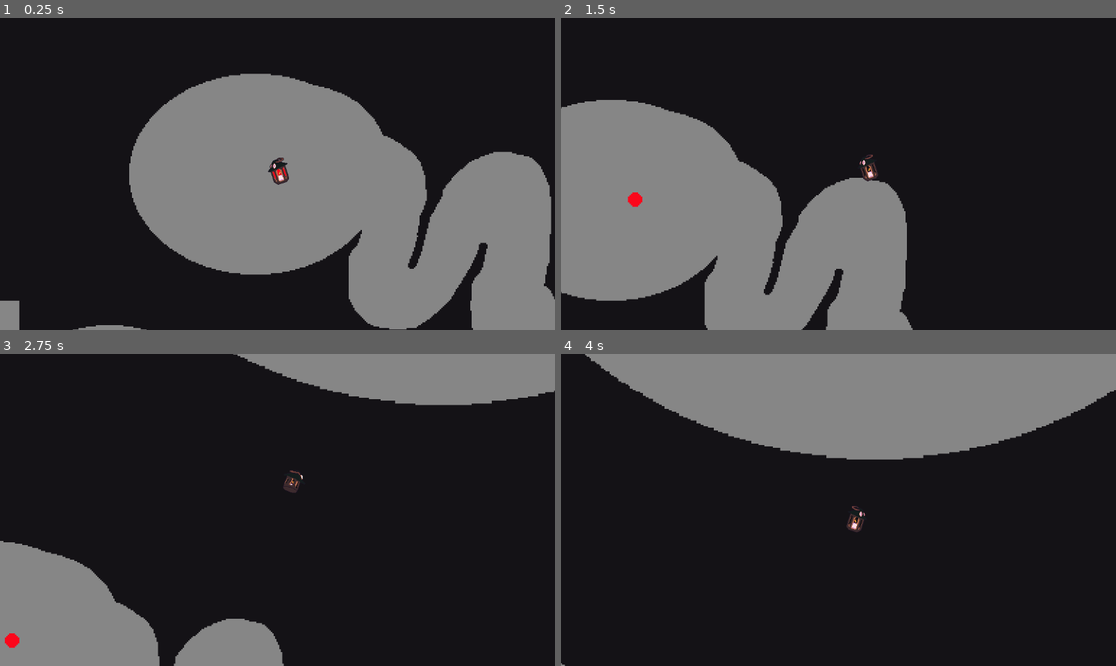
Above: before the commit, frames 1-4 (two rows, left to right).
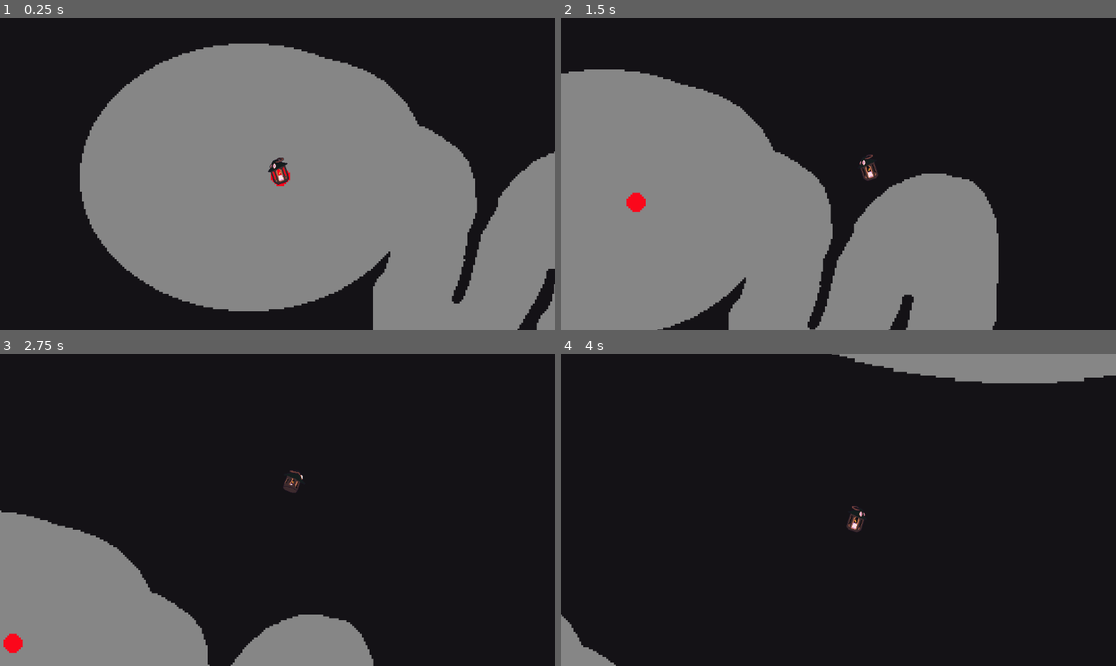
Above: after the commit, the same moments.

Repository: Dcarreon/ps15-jam-wizard-game
Game: Godot game, scene res://scenes/game.tscn
Same seed, same stepped clock (60 frames per second), same inputs: the game is played once before the commit and once after it.
Inputs (mouse positions are in pixels of both pictures, inside the frame that each line leads up to):
- Up to frame 1 (0.25 s): no input
- Up to frame 2 (1.5 s): tap Enter (ui_accept) at 0.5, 0.77 s; move the mouse to (960, 158) at 0.52 s; move the mouse to (727, 189) at 1.27 s
- Up to frame 3 (2.75 s): tap Enter (ui_accept) at 1.52 s; move the mouse to (333, 441) at 2.02 s
- Up to frame 4 (4 s): move the mouse to (810, 572) at 2.77 s; tap Enter (ui_accept) at 3.02, 3.77 s; move the mouse to (1005, 556) at 3.52 s

The runs differ from the first frame. In frame 1, 22% of the frame differs, in the area x 0-100%, y 8-100%; in frame 2, 20%; in frame 3, 15%; in frame 4, 21%.

Commit message:
map is now 4x the size

Diff:
--- a/scenes/game.tscn
+++ b/scenes/game.tscn
@@ -16,11 +16,11 @@
 script = ExtResource("1_irbs0")
 
 [node name="Sprite2D" type="Sprite2D" parent="."]
-scale = Vector2(3, 3)
+scale = Vector2(4, 4)
 texture = ExtResource("3_xav7q")
 
 [node name="Player" parent="." instance=ExtResource("1_xwa3k")]
-position = Vector2(74, 725)
+position = Vector2(98, 961)
 
 [node name="Camera2D" type="Camera2D" parent="Player"]
 position_smoothing_enabled = true
